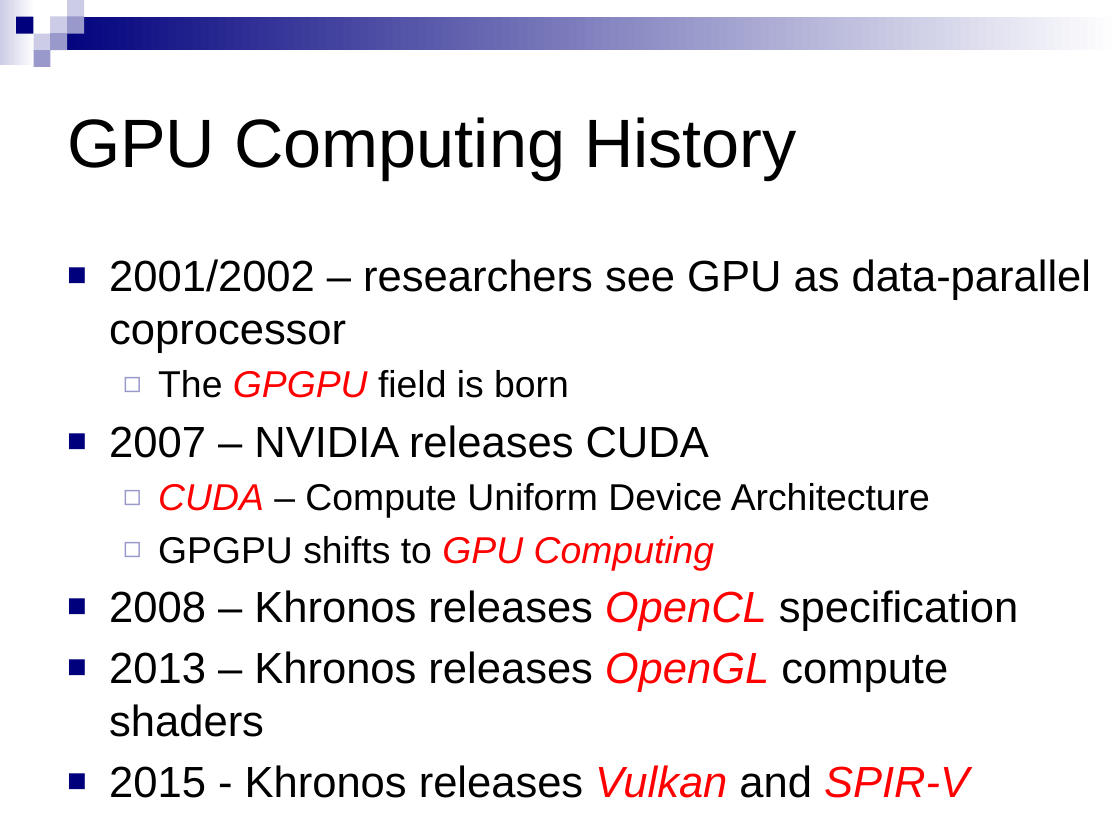
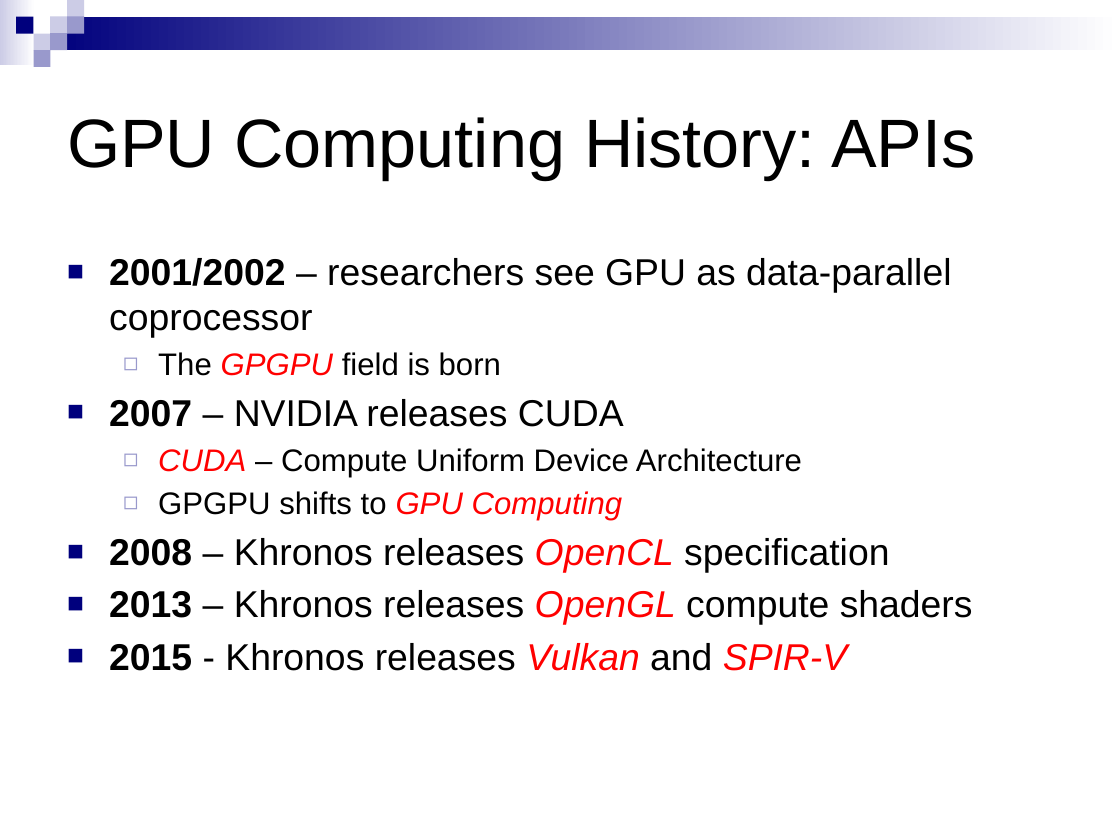
Before and after one commit to CIS565-Fall-2016/cis565-fall-2016.github.io, a slide deck: slide 3 of lectures/1-CUDA-Introduction-1.pptx. Drawn at 1120x840 pixels with LibreOffice and Linux fonts; fonts in the diff are those of the drawing. Boxes give left, top, right and bottom in pixels: in the first picture for what was removed or moved away, otherwise in the second. Text is boxed around its words. In the diff, an @@ line names an element or a change of style, - is before the commit and + after.

Commit message:
Tweak CUDA intro slides

```diff
--- a/lectures/1-CUDA-Introduction-1.pptx
+++ b/lectures/1-CUDA-Introduction-1.pptx
@@ title at (x1=67, y1=117, x2=975, y2=179): text changed @@
-GPU Computing History
+GPU Computing History: APIs
@@ text "2001/2002 – researchers see GPU ..." at (x1=109, y1=258, x2=973, y2=671): size 28 to 24 pt in "2001/2002 – researchers see GPU as data-parallel ...", "2007 – NVIDIA releases CUDA", "2008 – Khronos releases OpenCL specification", "2013 – Khronos releases OpenGL compute shaders" and 1 more places; bold on in "2001/2002", "2007", "2008", "2013" and 1 more places; size 24 to 20 pt in "The GPGPU field is born", "CUDA – Compute Uniform Device Architecture", "GPGPU shifts to GPU Computing" @@
```
Also in this commit, not shown: 5 other slides changed, 1 other file.
